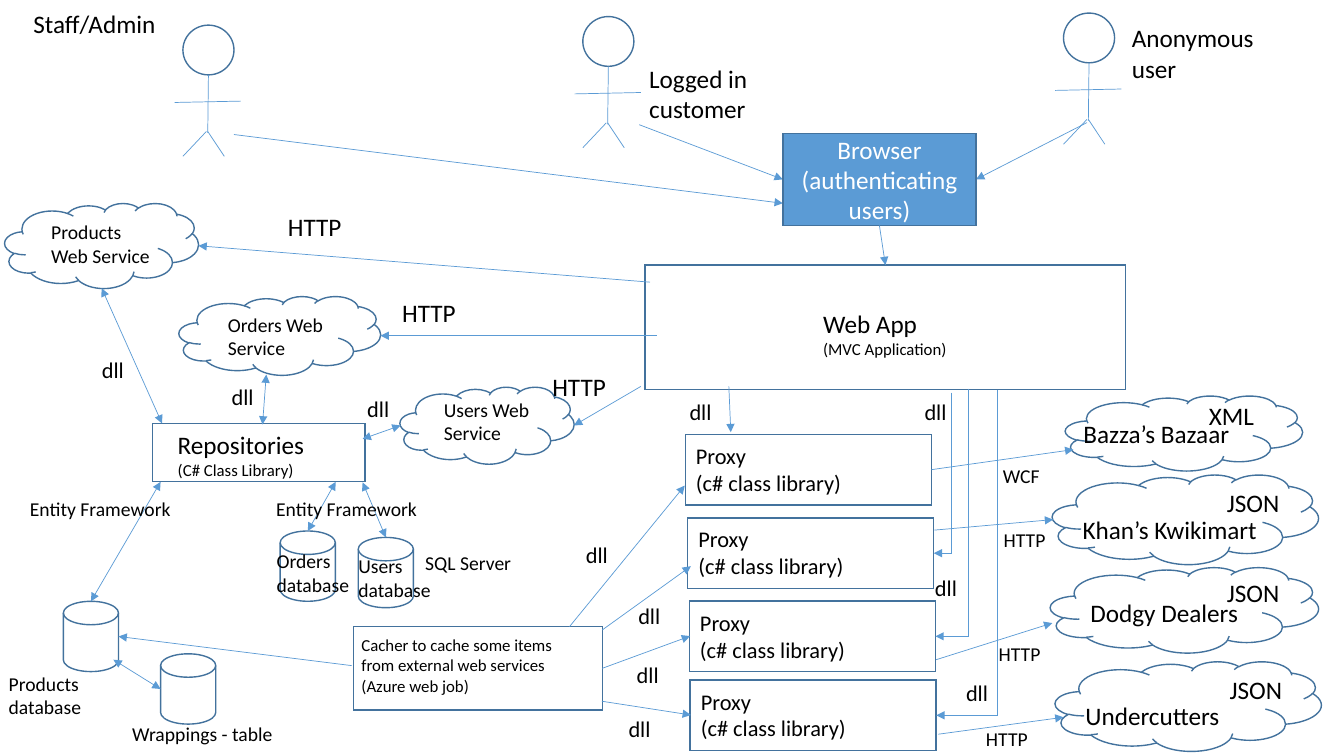
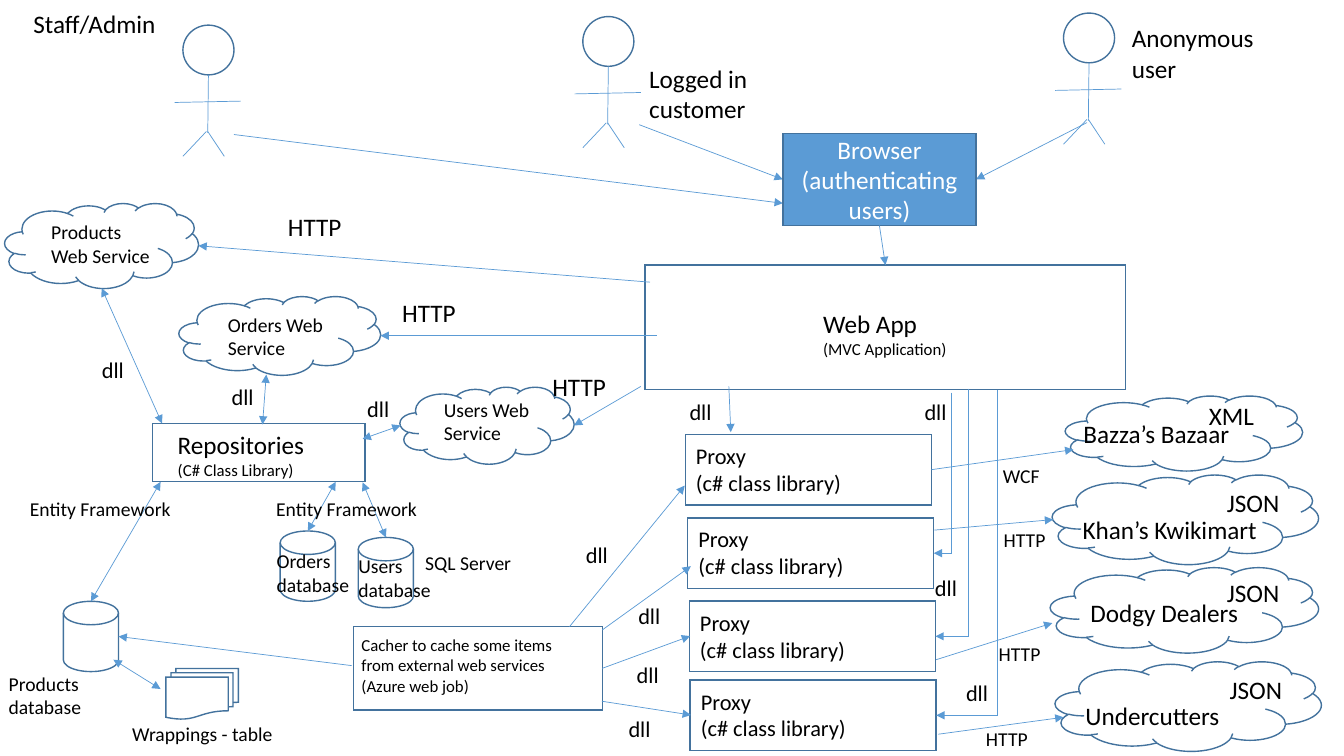
Before and after one commit to matthewfrost/TeamESoftwareArchitecture, a slide deck: slide 2 of Documentation/Software Architecture Design.pptx. Drawn at 1344x756 pixels with LibreOffice and Linux fonts; fonts in the diff are those of the drawing. Boxes give left, top, right and bottom in pixels: in the first picture for what was removed or moved away, otherwise in the second. Text is boxed around its words. In the diff, an @@ line names an element or a change of style, - is before the commit and + after.

```diff
--- a/Documentation/Software Architecture Design.pptx
+++ b/Documentation/Software Architecture Design.pptx
@@ cylinder removed at [160,654,216,725] @@
@@ flow chart multidocument added at [166,668,239,719], outline #43739E 1 pt @@
```
